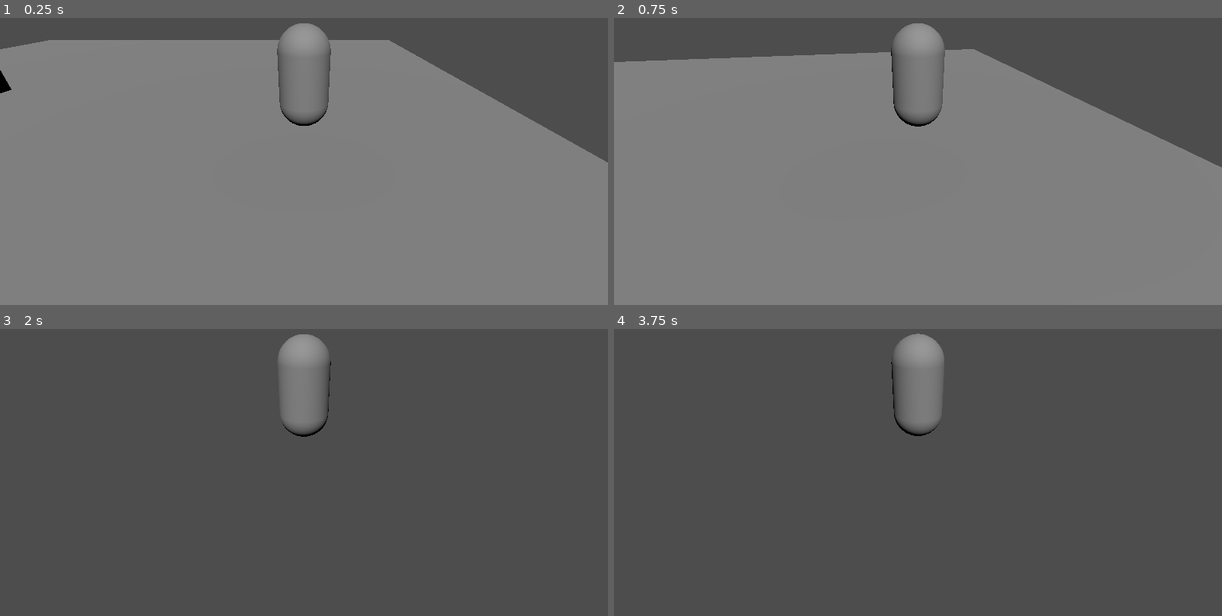
Above: before the commit, frames 1-4 (two rows, left to right).
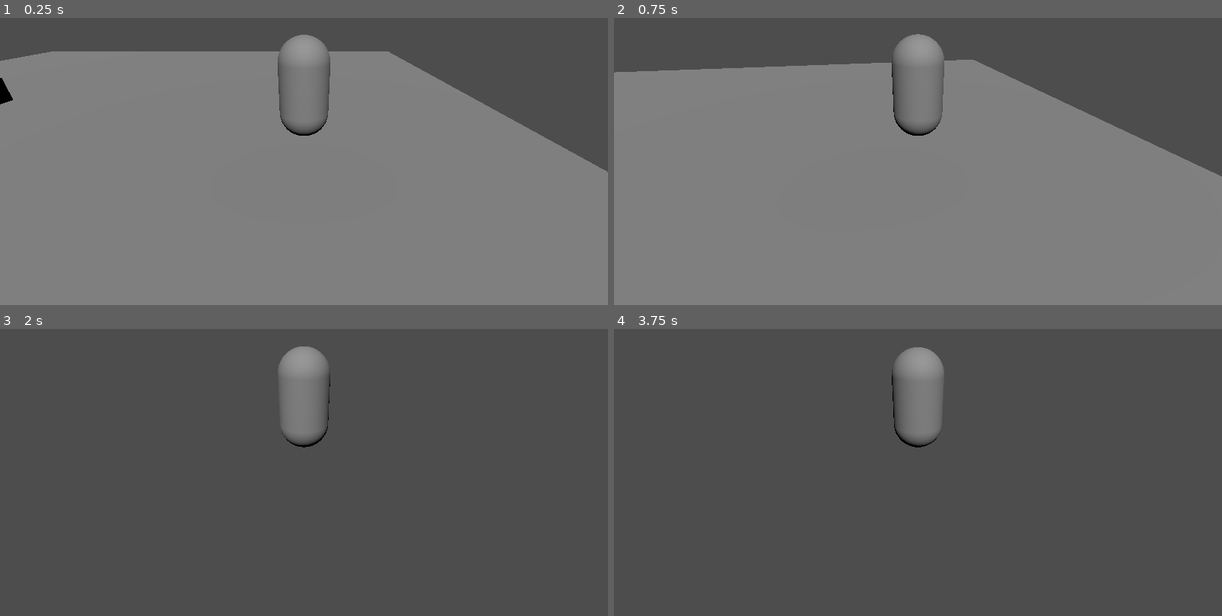
Above: after the commit, the same moments.

Repository: Screwloose-Games/brackeys-2025.1
Game: Godot game, scene res://movement_test.tscn
Two runs of this game, one before a commit and one after it. Both use one fixed random seed, a clock stepped at 60 frames per second and the inputs below.
Inputs (mouse positions are in pixels of both pictures, inside the frame that each line leads up to):
- Up to frame 1 (0.25 s): no input
- Up to frame 2 (0.75 s): tap Enter at 0.5 s; move the mouse to (948, 132) at 0.52 s; hold W (Move_Forward) from 0.53 s (still down); hold E (Interact, bound only after the commit) from 0.53 s (still down)
- Up to frame 3 (2 s): keep holding W (Move_Forward); tap Space (Jump) at 0.77, 1.52 s; move the mouse to (273, 446) at 1.27 s; release E (Interact, bound only after the commit) at 1.28 s; tap E (Interact, bound only after the commit) at 1.35 s
- Up to frame 4 (3.75 s): keep holding W (Move_Forward); tap Space (Jump) at 2, 3.02, 3.5 s; move the mouse to (930, 440) at 2.02 s; hold E (Interact, bound only after the commit) 2.03-2.78 s; tap Enter at 2.75 s; move the mouse to (911, 452) at 2.77 s; tap E (Interact, bound only after the commit) at 2.85 s; move the mouse to (960, 449) at 3.52 s; hold E (Interact, bound only after the commit) from 3.53 s (still down)

The runs differ from the first frame. In frame 1, 4.4% of the frame differs, in the area x 0-100%, y 1-54%; in frame 2, 4.0%; in frame 3, 0.6%; in frame 4, 0.7%.

Commit message:
Basic NPCs
- Npc is a capsule that just stands there. You cannot push them.

- Walking near an NPC will show a sprite in the ui.

- Pressing the interact button (E) will cause the npc to speak. (this just shows up as a print log for now)

Diff:
--- /dev/null
+++ b/code/camera_controller.gd
@@ -0,0 +1,22 @@
+extends Camera3D
+
+var player: CharacterBody3D
+var target: Vector3
+var looking_at_player: bool
+
+func _ready():
+    player = get_tree().get_first_node_in_group("player")
+    looking_at_player = true
+
+func _process(_delta: float):
+    if looking_at_player:
+        look_at(player.global_position)
+    elif target != null:
+        look_at(target)
+
+func set_new_target(new_target: Vector3):
+    target = new_target
+    looking_at_player = false
+
+func follow_player():
+    looking_at_player = true
--- /dev/null
+++ b/code/game_ui.gd
@@ -0,0 +1,12 @@
+extends Control
+
+@export var interact_button_sprite: Sprite2D
+
+var player_interact: Node3D
+
+func _ready():
+    player_interact = get_tree().get_first_node_in_group("player").get_node("PlayerInteract")
+    player_interact.connect("show_interact_sprite", set_interact_button_visibility)
+
+func set_interact_button_visibility(show_sprite: bool):
+    interact_button_sprite.visible = show_sprite
--- /dev/null
+++ b/code/interaction_detection.gd
@@ -0,0 +1,16 @@
+extends Node3D
+
+@export var npc_text: String
+
+var player_interact: Node3D
+
+func _ready():
+    player_interact = get_tree().get_first_node_in_group("player").get_node("PlayerInteract")
+
+func on_body_entered(body:Node3D):
+    if body.is_in_group("player"):
+        player_interact.entered_npc_trigger(global_position, npc_text)
+
+func on_body_left(body:Node3D):
+    if body.is_in_group("player"):
+        player_interact.left_npc_trigger()
--- /dev/null
+++ b/code/player_interact.gd
@@ -0,0 +1,24 @@
+extends Node3D
+
+@export var camera_controller: Camera3D
+
+signal show_interact_sprite(show: bool)
+
+var interact_button_sprite: Sprite2D
+var can_interact_with_npc: bool
+var npc_text: String
+
+func entered_npc_trigger(npc_position: Vector3, text: String):
+    can_interact_with_npc = true
+    npc_text = text
+    camera_controller.set_new_target(npc_position)
+    show_interact_sprite.emit(true)
+
+func left_npc_trigger():
+    can_interact_with_npc = false
+    camera_controller.follow_player()
+    show_interact_sprite.emit(false)
+
+func _input(event: InputEvent):
+    if event.is_action_pressed("Interact") and can_interact_with_npc:
+        print(npc_text)
--- a/movement_test.tscn
+++ b/movement_test.tscn
@@ -1,6 +1,9 @@
-[gd_scene load_steps=6 format=3 uid="uid://dt87dmd0l0vdc"]
+[gd_scene load_steps=12 format=3 uid="uid://dt87dmd0l0vdc"]
 
-[ext_resource type="PackedScene" uid="uid://dgqfs3e6gbujc" path="res://prefabs/player.tscn" id="1_58akw"]
+[ext_resource type="PackedScene" uid="uid://dgqfs3e6gbujc" path="res://scenes/player.tscn" id="1_58akw"]
+[ext_resource type="Script" uid="uid://c3uuro61u7yty" path="res://code/interaction_detection.gd" id="2_e51mn"]
+[ext_resource type="Script" uid="uid://ui8nenucifea" path="res://code/game_ui.gd" id="3_httow"]
+[ext_resource type="Texture2D" uid="uid://bjowqfm5dtiv1" path="res://E-Key-Sprite.png" id="3_snpff"]
 
 [sub_resource type="BoxShape3D" id="BoxShape3D_58akw"]
 size = Vector3(20, 1, 20)
@@ -11,6 +14,13 @@
 [sub_resource type="BoxShape3D" id="BoxShape3D_e51mn"]
 
 [sub_resource type="BoxMesh" id="BoxMesh_snpff"]
+
+[sub_resource type="CapsuleShape3D" id="CapsuleShape3D_58akw"]
+
+[sub_resource type="CapsuleMesh" id="CapsuleMesh_e51mn"]
+
+[sub_resource type="BoxShape3D" id="BoxShape3D_snpff"]
+size = Vector3(2, 1, 2)
 
 [node name="movement-test" type="Node3D"]
 
@@ -27,14 +37,51 @@
 transform = Transform3D(1, 0, 0, 0, 0.1, 0, 0, 0, 1, -5, 0, -1)
 mesh = SubResource("BoxMesh_58akw")
 
-[node name="StaticBody3D" type="StaticBody3D" parent="."]
+[node name="Platform" type="StaticBody3D" parent="."]
 transform = Transform3D(1.888, 0, 0, 0, 0.592, 0, 0, 0, 3, -8.59597, 0.573459, 0)
 
-[node name="CollisionShape3D" type="CollisionShape3D" parent="StaticBody3D"]
+[node name="CollisionShape3D" type="CollisionShape3D" parent="Platform"]
 shape = SubResource("BoxShape3D_e51mn")
 
-[node name="MeshInstance3D" type="MeshInstance3D" parent="StaticBody3D"]
+[node name="MeshInstance3D" type="MeshInstance3D" parent="Platform"]
 mesh = SubResource("BoxMesh_snpff")
 
 [node name="DirectionalLight3D" type="DirectionalLight3D" parent="."]
 transform = Transform3D(0.285153, 0.958482, 0, -0.651183, 0.19373, 0.733777, 0.703312, -0.209239, 0.67939, -7.53261, 14.0544, 0)
+
+[node name="NPC" type="StaticBody3D" parent="."]
+transform = Transform3D(1, 0, 0, 0, 1, 0, 0, 0, 1, -11.7742, 1.06633, 6.08828)
+
+[node name="InteractionDetection" type="Node3D" parent="NPC"]
+script = ExtResource("2_e51mn")
+npc_text = "Hello! I am an npc!"
+
+[node name="CollisionShape3D" type="CollisionShape3D" parent="NPC"]
+shape = SubResource("CapsuleShape3D_58akw")
+
+[node name="MeshInstance3D" type="MeshInstance3D" parent="NPC"]
+mesh = SubResource("CapsuleMesh_e51mn")
+
+[node name="InteractionTrigger" type="Area3D" parent="NPC"]
+
+[node name="CollisionShape3D" type="CollisionShape3D" parent="NPC/InteractionTrigger"]
+shape = SubResource("BoxShape3D_snpff")
+
+[node name="Game Ui" type="Control" parent="." node_paths=PackedStringArray("interact_button_sprite")]
+layout_mode = 3
+anchor_right = 2.198
+anchor_bottom = 1.796
+offset_right = -0.0961914
+offset_bottom = 0.191895
+mouse_filter = 2
+script = ExtResource("3_httow")
+interact_button_sprite = NodePath("E-Key")
+
+[node name="E-Key" type="Sprite2D" parent="Game Ui"]
+visible = false
+position = Vector2(2383, 942)
+scale = Vector2(5, 5)
+texture = ExtResource("3_snpff")
+
+[connection signal="body_entered" from="NPC/InteractionTrigger" to="NPC/InteractionDetection" method="on_body_entered"]
+[connection signal="body_exited" from="NPC/InteractionTrigger" to="NPC/InteractionDetection" method="on_body_left"]
--- a/project.godot
+++ b/project.godot
@@ -22,6 +22,10 @@
 [dotnet]
 
 project/assembly_name="brackeys-2025.1"
+
+[global_group]
+
+player=""
 
 [input]
 
@@ -59,3 +63,12 @@
 "events": [Object(InputEventKey,"resource_local_to_scene":false,"resource_name":"","device":-1,"window_id":0,"alt_press …(191 unchanged characters)…
 ]
 }
+Interact={
+"deadzone": 0.2,
+"events": [Object(InputEventKey,"resource_local_to_scene":false,"resource_name":"","device":-1,"window_id":0,"alt_pressed":false,"shift_pressed":false,"ctrl_pressed":false,"meta_pressed":false,"pressed":false,"keycode":0,"physical_keycode":69,"key_label":0,"unicode":101,"location":0,"echo":false,"script":null)
+]
+}
+
+[rendering]
+
+textures/canvas_textures/default_texture_filter=0
--- a/prefabs/player.tscn
+++ b/scenes/player.tscn
@@ -1,14 +1,16 @@
-[gd_scene load_steps=4 format=3 uid="uid://dgqfs3e6gbujc"]
+[gd_scene load_steps=6 format=3 uid="uid://dgqfs3e6gbujc"]
 
 [ext_resource type="Script" uid="uid://bl50xgjufg12h" path="res://code/player_movement.gd" id="1_72ieh"]
+[ext_resource type="Script" uid="uid://dwcvdo5bjrksn" path="res://code/player_interact.gd" id="2_g2els"]
+[ext_resource type="Script" uid="uid://wtenpuoas06t" path="res://code/camera_controller.gd" id="3_qhqgy"]
 
 [sub_resource type="CapsuleShape3D" id="CapsuleShape3D_yess8"]
 
 [sub_resource type="CapsuleMesh" id="CapsuleMesh_58akw"]
 
-[node name="Player" type="CharacterBody3D"]
+[node name="Player" type="CharacterBody3D" groups=["player"]]
 
-[node name="CollisionShape3D" type="CollisionShape3D" parent="."]
+[node name="CollisionShape3D" type="CollisionShape3D" parent="." groups=["player"]]
 transform = Transform3D(1, 0, 0, 0, 1, 0, 0, 0, 1, 0, 1.04272, 0)
 shape = SubResource("CapsuleShape3D_yess8")
 debug_color = Color(0, 0.6, 0.701961, 1)
@@ -25,6 +27,10 @@
 rotation_speed = 5.0
 player_model = NodePath("../StandInPlayerModel")
 
+[node name="PlayerInteract" type="Node3D" parent="." node_paths=PackedStringArray("camera_controller")]
+script = ExtResource("2_g2els")
+camera_controller = NodePath("../CameraMount/Camera3D")
+
 [node name="CameraMount" type="SpringArm3D" parent="."]
 transform = Transform3D(1, 0, 0, 0, 1, 0, 0, 0, 1, 0, 2.5, 0)
 collision_mask = 2
@@ -34,7 +40,8 @@
 [node name="Camera3D" type="Camera3D" parent="CameraMount"]
 transform = Transform3D(1, 0, 0, 0, 0.876441, 0.481509, 0, -0.481509, 0.876441, 0.00435829, 10.2924, 14.606)
 fov = 66.8472
+script = ExtResource("3_qhqgy")
 
-[node name="StandInPlayerModel" type="MeshInstance3D" parent="."]
+[node name="StandInPlayerModel" type="MeshInstance3D" parent="." groups=["player"]]
 transform = Transform3D(1, 0, 0, 0, 1, 0, 0, 0, 1, 0, 1.02337, 0)
 mesh = SubResource("CapsuleMesh_58akw")
Binary file added: E-Key-Sprite.png
Not shown, added: E-Key-Sprite.png.import
Not shown, added: code/camera_controller.gd.uid
Not shown, added: code/game_ui.gd.uid
Not shown, added: code/interaction_detection.gd.uid
Not shown, added: code/player_interact.gd.uid
